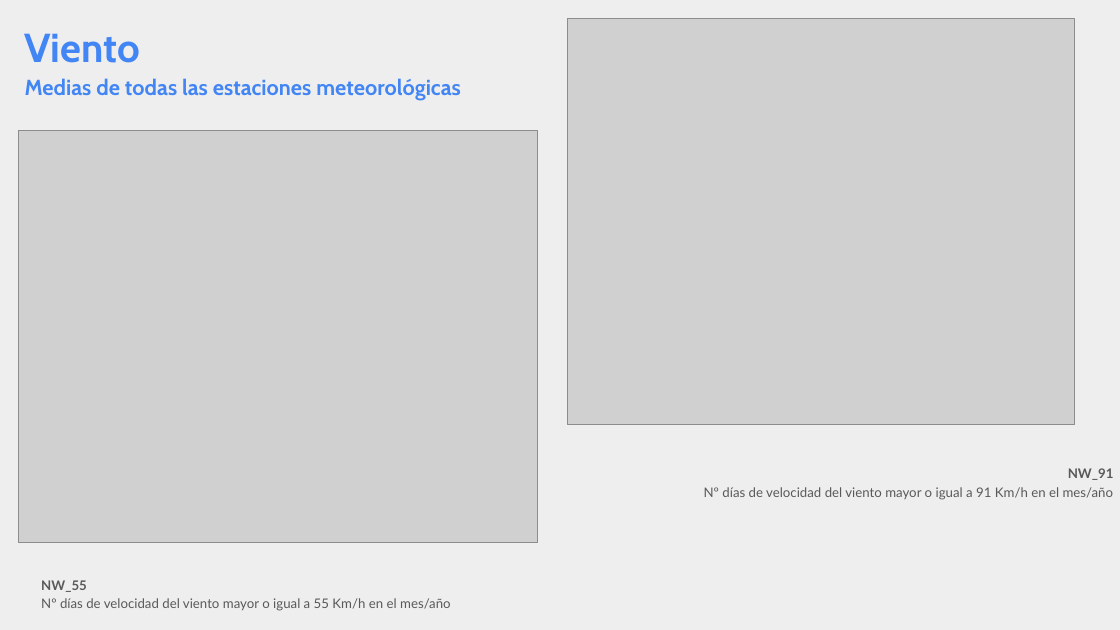
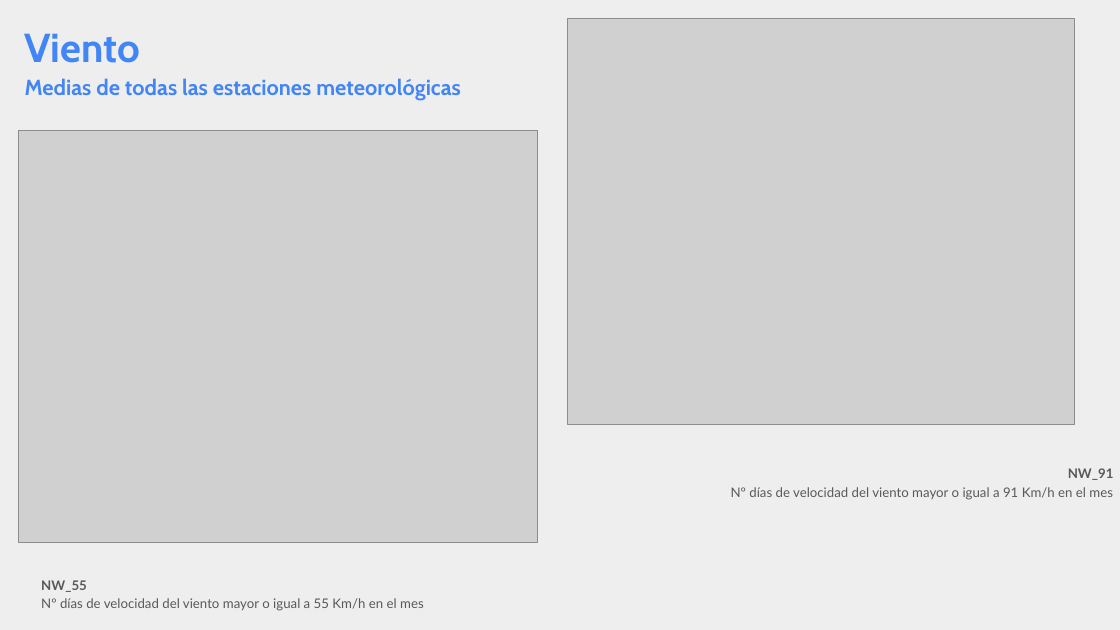
Before and after one commit to pasinatosilvia/Mi_primer_EDA, a slide deck: slide 21 of EDA_presentacion.pptx. Drawn at 1120x630 pixels with LibreOffice and Linux fonts; fonts in the diff are those of the drawing; grey boxes stand for pictures. Boxes give left, top, right and bottom in pixels: in the first picture for what was removed or moved away, otherwise in the second. Text is boxed around its words. In the diff, an @@ line names an element or a change of style, - is before the commit and + after.

```diff
--- a/EDA_presentacion.pptx
+++ b/EDA_presentacion.pptx
@@ title at (731,487,1113,500): text changed @@
-Nº días de velocidad del viento mayor o igual a 91 Km/h en el mes/año
+Nº días de velocidad del viento mayor o igual a 91 Km/h en el mes
@@ title at (41,598,424,611): text changed @@
-Nº días de velocidad del viento mayor o igual a 55 Km/h en el mes/año
+Nº días de velocidad del viento mayor o igual a 55 Km/h en el mes
```
Also in this commit, not shown: 12 other slides changed, 2 other files.
